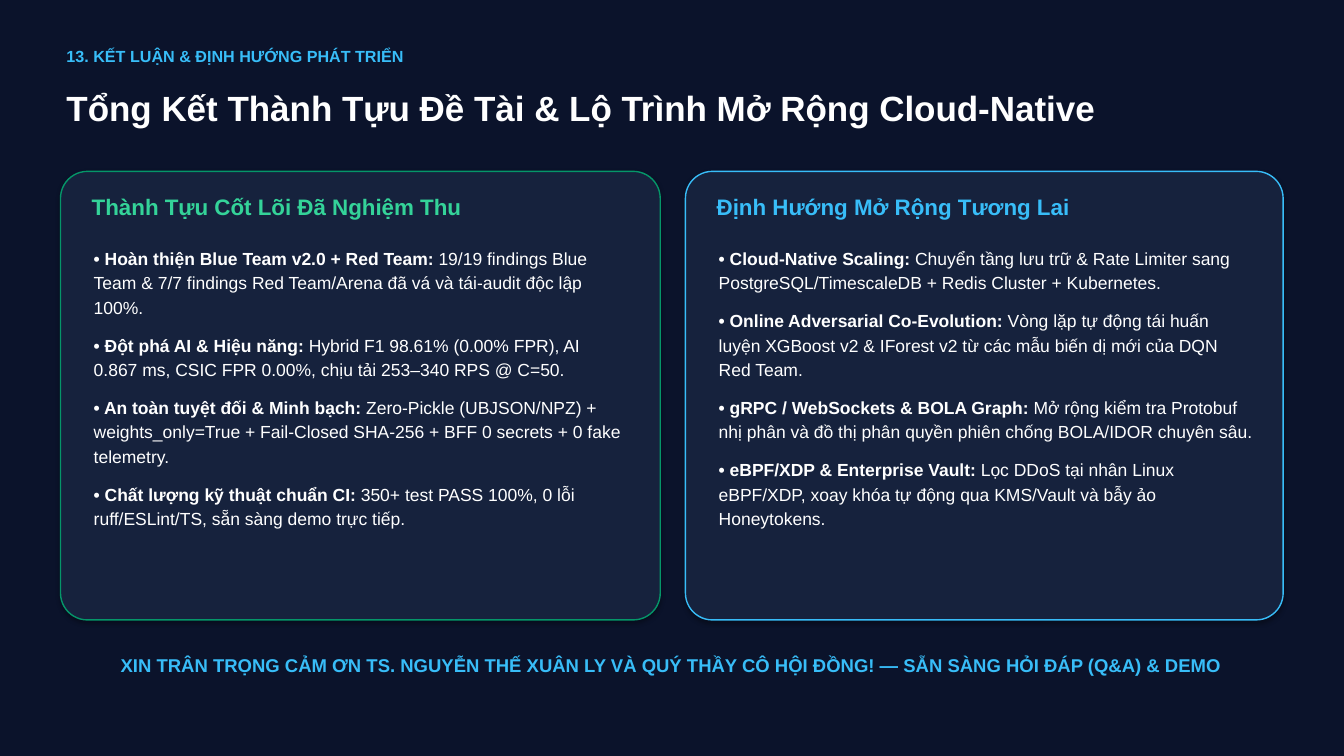
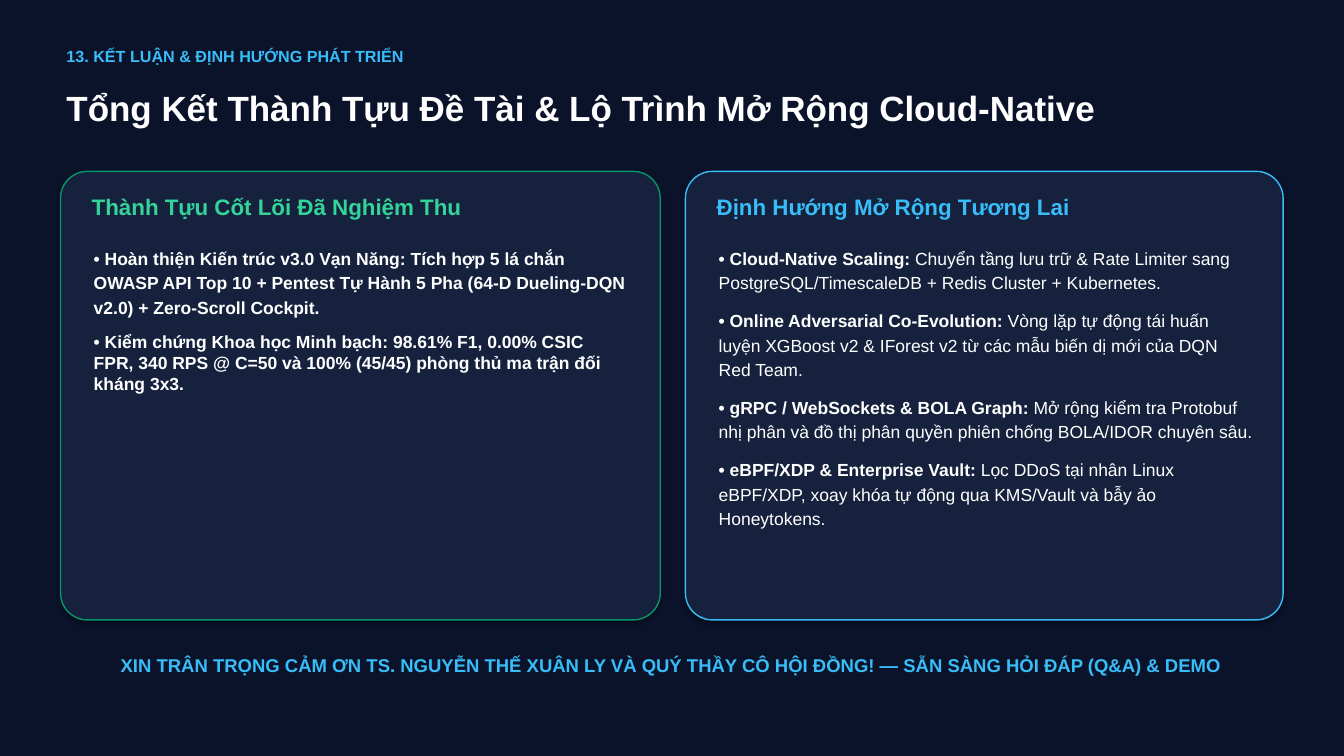
Before and after one commit to vcongggggg/pbl6, a slide deck: slide 14 of docs/reports/PBL6_Academic_Defense_Slides.pptx. Drawn at 1344x756 pixels with LibreOffice and Linux fonts; fonts in the diff are those of the drawing. Boxes give left, top, right and bottom in pixels: in the first picture for what was removed or moved away, otherwise in the second. Text is boxed around its words. In the diff, an @@ line names an element or a change of style, - is before the commit and + after.

Commit message:
docs(reports): publish genuine 3x3 adversarial benchmark, sync thesis DOCX/PPTX, and close V3-AUDIT-001..010

```diff
--- a/docs/reports/PBL6_Academic_Defense_Slides.pptx
+++ b/docs/reports/PBL6_Academic_Defense_Slides.pptx
@@ text at [94, 251, 625, 394]: text changed; bold on @@
-• Hoàn thiện Blue Team v2.0 + Red Team: 19/19 findings Blue Team & 7/7 findings Red Team/Arena đã vá và tái-audit độc lập 100%.
-• Đột phá AI & Hiệu năng: Hybrid F1 98.61% (0.00% FPR), AI 0.867 ms, CSIC FPR 0.00%, chịu tải 253–340 RPS @ C=50.
-• An toàn tuyệt đối & Minh bạch: Zero-Pickle (UBJSON/NPZ) + weights_only=True + Fail-Closed SHA-256 + BFF 0 secrets + 0 fake telemetry.
-• Chất lượng kỹ thuật chuẩn CI: 350+ test PASS 100%, 0 lỗi ruff/ESLint/TS, sẵn sàng demo trực tiếp.
+• Hoàn thiện Kiến trúc v3.0 Vạn Năng: Tích hợp 5 lá chắn OWASP API Top 10 + Pentest Tự Hành 5 Pha (64-D Dueling-DQN v2.0) + Zero-Scroll Cockpit.
+• Kiểm chứng Khoa học Minh bạch: 98.61% F1, 0.00% CSIC FPR, 340 RPS @ C=50 và 100% (45/45) phòng thủ ma trận đối kháng 3x3.
```
Also in this commit, not shown: 5 other slides changed, 11 other files.
